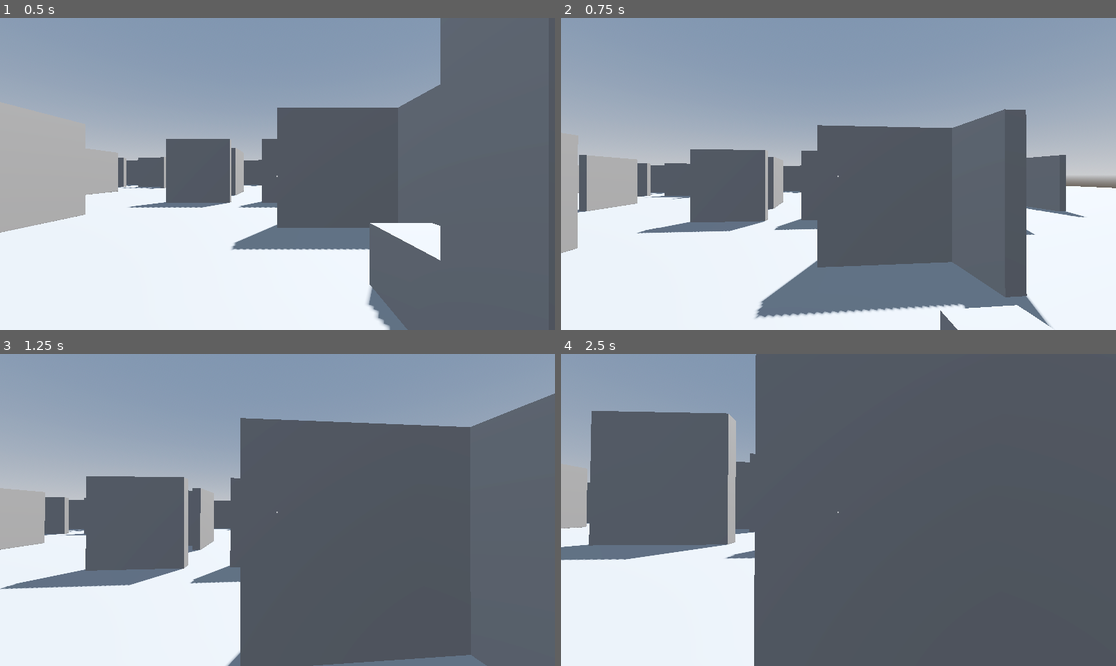
Above: before the commit, frames 1-4 (two rows, left to right).
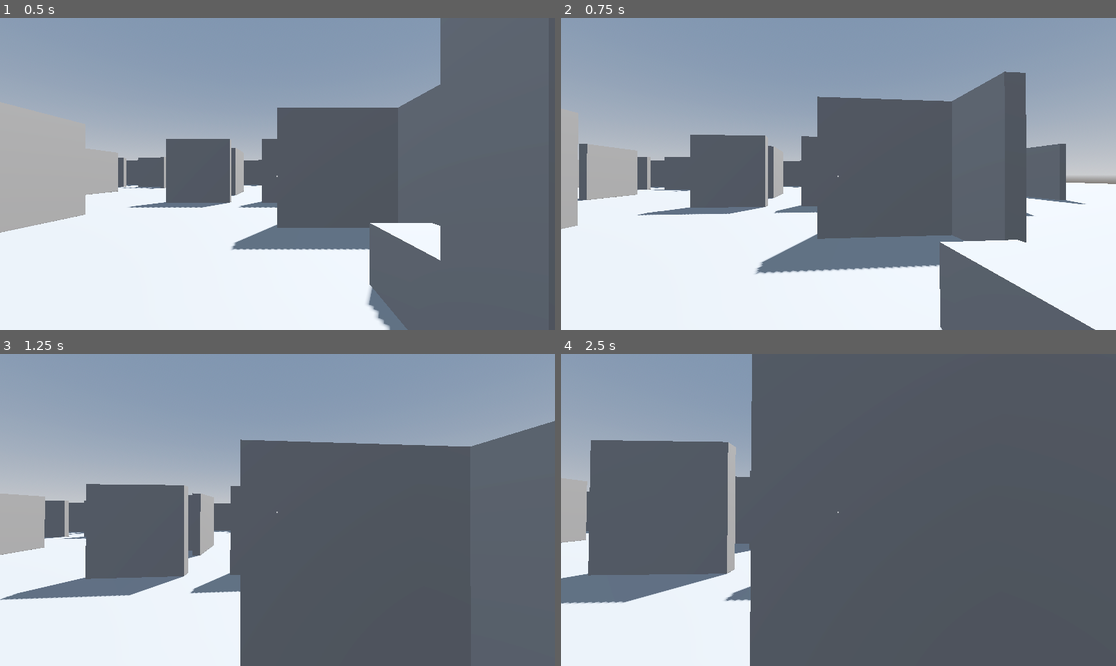
Above: after the commit, the same moments.

Repository: DrOtter3000/spyguy
Game: Godot game, scene res://levels/level.tscn
The game is run twice, just before and just after one commit, with the same random seed, the same clock (stepped at 60 frames per second) and the same inputs.
Inputs (mouse positions are in pixels of both pictures, inside the frame that each line leads up to):
- Up to frame 1 (0.5 s): no input
- Up to frame 2 (0.75 s): tap Enter (ui_accept) at 0.5, 0.6 s; move the mouse to (866, 174) at 0.52 s; hold W (forward) from 0.53 s (still down)
- Up to frame 3 (1.25 s): keep holding W (forward); tap Space (jump, bound only after the commit) at 0.77, 0.8, 1.07 s
- Up to frame 4 (2.5 s): keep holding W (forward); move the mouse to (810, 510) at 1.27 s; tap Space (jump, bound only after the commit) at 1.35, 1.52, 1.82, 2.3 s; tap Enter (ui_accept) at 1.55 s; move the mouse to (849, 503) at 2.02 s; hold Shift (crouch) from 2.03 s (still down)

Frame 1 is identical in both runs. In frame 2, 19% of the frame differs, in the area x 0-100%, y 17-100%; in frame 3, 7.9%; in frame 4, 8.3%.

Commit message:
update controls

Diff:
--- a/characters/player/player.gd
+++ b/characters/player/player.gd
@@ -30,7 +30,7 @@
 		camera_3d.position.y = lerp(camera_3d.position.y, normal_camera_position, 0.1)
 
 	# Handle jump.
-	if Input.is_action_just_pressed("ui_accept") and is_on_floor():
+	if Input.is_action_just_pressed("jump") and is_on_floor():
 		velocity.y = JUMP_VELOCITY
 
 	# Get the input direction and handle the movement/deceleration.
--- a/environment/safe/safe_input.gd
+++ b/environment/safe/safe_input.gd
@@ -32,3 +32,7 @@
 
 func _on_ok_button_pressed() -> void:
 	enter_code()
+
+
+func _on_line_edit_text_submitted(new_text: String) -> void:
+	enter_code()
--- a/environment/safe/safe_input.tscn
+++ b/environment/safe/safe_input.tscn
@@ -36,5 +36,6 @@
 layout_mode = 2
 text = "Exit"
 
+[connection signal="text_submitted" from="VBoxContainer/HBoxContainer/LineEdit" to="." method="_on_line_edit_text_submitted"]
 [connection signal="pressed" from="VBoxContainer/HBoxContainer/OKButton" to="." method="_on_ok_button_pressed"]
 [connection signal="pressed" from="VBoxContainer/ExitButton" to="." method="_on_exit_button_pressed"]
--- a/project.godot
+++ b/project.godot
@@ -21,6 +21,12 @@
 
 [input]
 
+ui_accept={
+"deadzone": 0.5,
+"events": [Object(InputEventKey,"resource_local_to_scene":false,"resource_name":"","device":0,"window_id":0,"alt_pressed":false,"shift_pressed":false,"ctrl_pressed":false,"meta_pressed":false,"pressed":false,"keycode":4194309,"physical_keycode":0,"key_label":0,"unicode":0,"location":0,"echo":false,"script":null)
+, Object(InputEventKey,"resource_local_to_scene":false,"resource_name":"","device":0,"window_id":0,"alt_pressed":false,"shift_pressed":false,"ctrl_pressed":false,"meta_pressed":false,"pressed":false,"keycode":4194310,"physical_keycode":0,"key_label":0,"unicode":0,"location":0,"echo":false,"script":null)
+]
+}
 forward={
 "deadzone": 0.2,
 "events": [Object(InputEventKey,"resource_local_to_scene":false,"resource_name":"","device":-1,"window_id":0,"alt_press …(192 unchanged characters)…
@@ -51,6 +57,11 @@
 "events": [Object(InputEventMouseButton,"resource_local_to_scene":false,"resource_name":"","device":-1,"window_id":0,"a …(258 unchanged characters)…
 ]
 }
+jump={
+"deadzone": 0.2,
+"events": [Object(InputEventKey,"resource_local_to_scene":false,"resource_name":"","device":-1,"window_id":0,"alt_pressed":false,"shift_pressed":false,"ctrl_pressed":false,"meta_pressed":false,"pressed":false,"keycode":0,"physical_keycode":32,"key_label":0,"unicode":32,"location":0,"echo":false,"script":null)
+]
+}
 
 [layer_names]
 
